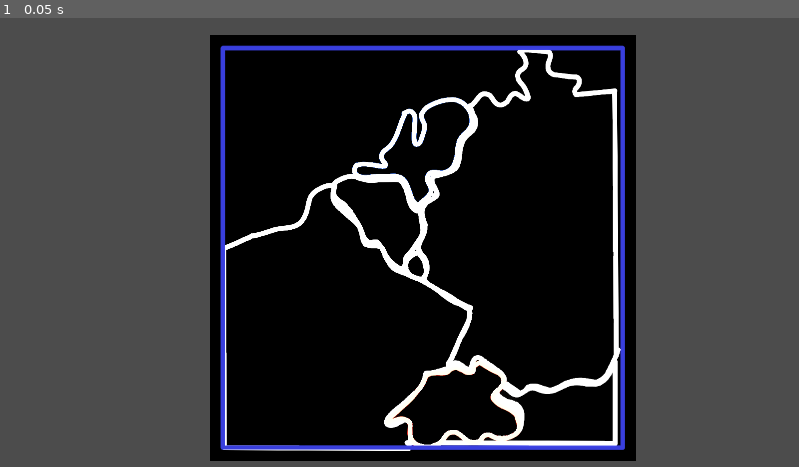
Above: before the commit, frame 1.
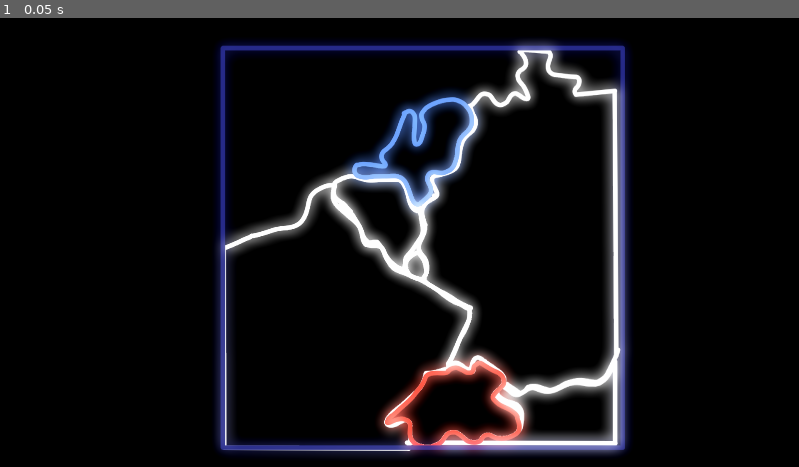
Above: after the commit, the same moment.

Repository: scribblgames/In-Case-Of-Emergency-Destroy-Universe
Game: Godot game, scene res://Scenes/TestingStuffScene.tscn
Two runs of this game, one before a commit and one after it. Both use one fixed random seed, a clock stepped at 60 frames per second and the inputs below.
Inputs:
- Up to frame 1 (0.05 s): no input

The runs differ from the first frame. In frame 1, 63% of the frame differs, in the area x 0-100%, y 0-100%.

Commit message:
amazing!

Diff:
--- a/new-game-project/Scenes/TestingStuffScene.tscn
+++ b/new-game-project/Scenes/TestingStuffScene.tscn
@@ -1,6 +1,6 @@
-[gd_scene load_steps=13 format=3 uid="uid://damsuw45mkl2h"]
+[gd_scene load_steps=14 format=3 uid="uid://damsuw45mkl2h"]
 
-[ext_resource type="Shader" path="res://shader/bloom.gdshader" id="1_vta18"]
+[ext_resource type="Shader" path="res://shader/bloom2.gdshader" id="1_d3raa"]
 [ext_resource type="Texture2D" uid="uid://bpp6dvjq3yo4v" path="res://Textures/maplaceholder.png" id="1_woppr"]
 [ext_resource type="Texture2D" uid="uid://kkf83esh7174" path="res://Textures/Background.PNG" id="3_hsoni"]
 [ext_resource type="Texture2D" uid="uid://yv2pyvfc8a6m" path="res://Textures/Paint Layer 3.PNG" id="4_yhhch"]
@@ -13,10 +13,21 @@
 [ext_resource type="Texture2D" uid="uid://ca744nl0ngjbv" path="res://Textures/Paint Layer 1.PNG" id="11_3mmlu"]
 
 [sub_resource type="ShaderMaterial" id="ShaderMaterial_g410g"]
-shader = ExtResource("1_vta18")
-shader_parameter/hpass = 1.0
-shader_parameter/vpass = 1.0
-shader_parameter/radius = 30
+shader = ExtResource("1_d3raa")
+shader_parameter/bloomRadius = 0.735
+shader_parameter/bloomThreshold = 0.65
+shader_parameter/bloomIntensity = 0.24
+
+[sub_resource type="Environment" id="Environment_hm421"]
+background_mode = 3
+glow_enabled = true
+glow_intensity = 1.37
+glow_strength = 0.89
+glow_bloom = 1.0
+glow_blend_mode = 0
+glow_hdr_threshold = 0.75
+glow_map_strength = 0.0
+glow_map = ExtResource("4_yhhch")
 
 [node name="Node2D" type="Node2D"]
 
@@ -31,6 +42,7 @@
 grow_vertical = 2
 
 [node name="ColorRect" type="ColorRect" parent="CanvasLayer/Control"]
+visible = false
 material = SubResource("ShaderMaterial_g410g")
 layout_mode = 1
 anchors_preset = 15
@@ -47,7 +59,6 @@
 texture = ExtResource("1_woppr")
 
 [node name="MAP" type="Sprite2D" parent="."]
-modulate = Color(2, 2, 2, 1)
 position = Vector2(985, 554)
 texture = ExtResource("3_hsoni")
 
@@ -77,7 +88,7 @@
 texture = ExtResource("9_75how")
 
 [node name="Sprite2D9" type="Sprite2D" parent="MAP"]
-modulate = Color(0.339605, 0.542632, 1, 1)
+modulate = Color(0.34, 0.543, 1, 1)
 position = Vector2(-23, -231)
 texture = ExtResource("10_g0qcm")
 
@@ -86,3 +97,6 @@
 
 [node name="Camera2D" type="Camera2D" parent="."]
 position = Vector2(929, 541)
+
+[node name="WorldEnvironment" type="WorldEnvironment" parent="."]
+environment = SubResource("Environment_hm421")
--- a/new-game-project/project.godot
+++ b/new-game-project/project.godot
@@ -23,4 +23,5 @@
 
 [rendering]
 
+environment/defaults/default_clear_color=Color(0, 0, 0, 1)
 viewport/hdr_2d=true
--- /dev/null
+++ b/new-game-project/shader/bloom2.gdshader
@@ -0,0 +1,43 @@
+shader_type canvas_item;
+
+uniform float bloomRadius = 1.0;
+uniform float bloomThreshold = 1.0;
+uniform float bloomIntensity = 1.0;
+
+vec3 GetBloomPixel(sampler2D tex, vec2 uv, vec2 texPixelSize) {
+	vec2 uv2 = floor(uv / texPixelSize) * texPixelSize;
+	uv2 += texPixelSize * .001;
+	vec3 tl = max(texture(tex, uv2).rgb - bloomThreshold, 0.0);
+	vec3 tr = max(texture(tex, uv2 + vec2(texPixelSize.x, 0.0)).rgb - bloomThreshold, 0.0);
+	vec3 bl = max(texture(tex, uv2 + vec2(0.0, texPixelSize.y)).rgb - bloomThreshold, 0.0);
+	vec3 br = max(texture(tex, uv2 + vec2(texPixelSize.x, texPixelSize.y)).rgb - bloomThreshold, 0.0);
+	vec2 f = fract( uv / texPixelSize );
+
+	vec3 tA = mix( tl, tr, f.x );
+	vec3 tB = mix( bl, br, f.x );
+
+	return mix( tA, tB, f.y );
+}
+
+vec3 GetBloom(sampler2D tex, vec2 uv, vec2 texPixelSize) {
+	vec3 bloom = vec3(0.0);
+	vec2 off = vec2(1) * texPixelSize * bloomRadius;
+	bloom += GetBloomPixel(tex, uv + off * vec2(-1, -1), texPixelSize * bloomRadius) * 0.292893;
+	bloom += GetBloomPixel(tex, uv + off * vec2(-1, 0), texPixelSize * bloomRadius) * 0.5;
+	bloom += GetBloomPixel(tex, uv + off * vec2(-1, 1), texPixelSize * bloomRadius) * 0.292893;
+	bloom += GetBloomPixel(tex, uv + off * vec2(0, -1), texPixelSize * bloomRadius) * 0.5;
+	bloom += GetBloomPixel(tex, uv + off * vec2(0, 0), texPixelSize * bloomRadius) * 1.0;
+	bloom += GetBloomPixel(tex, uv + off * vec2(0, 1), texPixelSize * bloomRadius) * 0.5;
+	bloom += GetBloomPixel(tex, uv + off * vec2(1, -1), texPixelSize * bloomRadius) * 0.292893;
+	bloom += GetBloomPixel(tex, uv + off * vec2(1, 0), texPixelSize * bloomRadius) * 0.5;
+	bloom += GetBloomPixel(tex, uv + off * vec2(1, 1), texPixelSize * bloomRadius) * 0.292893;
+	bloom /= 4.171573f;
+	return bloom;
+}
+
+void fragment() {
+	vec4 col = texture(TEXTURE, UV);
+	vec3 bloom = GetBloom(TEXTURE, UV, TEXTURE_PIXEL_SIZE);
+	col.rgb += bloom * bloomIntensity;
+	COLOR = col;
+}
